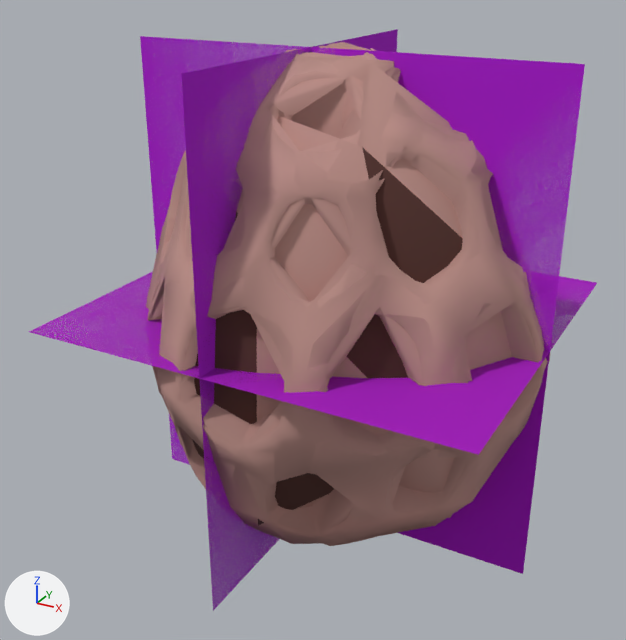
One commit to the glTF model data/models/board/fungus/spore-pear.glb: the scene before it, then after it.
Rendered twice from a 50 mm camera at (14.3, -25.9, 21.2) aimed at (0.4, -0.5, 8.5). Lighting does not change. The marker at lower left points along +X, +Y and +Z. The older version comes first. Where no turn or scale is listed for an object, it has been applied to the vertices. Vertices at exactly the same position are counted once.

In view in the first picture: 'spore-pear-lod0.001', 'spore-pear-lod1.001', 'spore-pear-lod2.001', 'spore-pear-lod3.001'.
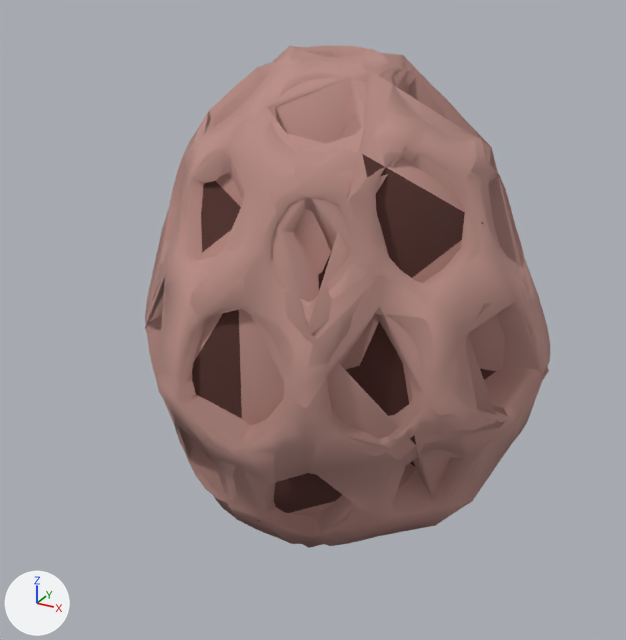
Boxes (x1, y1, x2, y2) around the edits, measured in the pictures (626 x 640 px; the box of a moved part takes in the faces that stretch with it):
'spore-pear-lod3.001', surface changed, mesh rescaled, recoloured (not visible afterwards): before (29, 29, 597, 610)
'spore-pear-lod2.001', reshaped: before (191, 42, 512, 526); after (171, 46, 549, 548)
part 2 of me_spore_pear_lod3, moved or reshaped (not visible afterwards): before (29, 29, 597, 610)
part 3 of me_spore_pear_lod3, recoloured (purple): before (29, 29, 597, 610)

Edits to the bpy script that builds the scene:
```text
Change mat_impostor:
    where n3 = _N.new('ShaderNodeMath'); n3.name = 'Math.001'
    add n3.inputs[1].default_value = 0.403  # 'Value'
Change me_spore_pear_lod2:
    used by ob_spore_pear_lod2_001; location = (0.0, 0.0, 0.0)
    remove me_spore_pear_lod2.from_pydata(...)  # 50 vertices, 96 faces; spans x -6.8..8.4, y -6.7..6.6, z 0.0..18.0
    add me_spore_pear_lod2.from_pydata(...)  # 95 vertices, 186 faces; spans x -7.0..8.8, y -6.7..6.6, z 0.0..18.0
    me_spore_pear_lod2 part 1: the whole mesh is rebuilt
Change me_spore_pear_lod3:
    used by ob_spore_pear_lod3_001; location = (0.0, 0.0, 0.0)
    remove me_spore_pear_lod3.from_pydata(...)  # 12 vertices, 6 faces; spans x -7.1..8.8, y -7.0..7.0, z 0.0..18.0
    add me_spore_pear_lod3.from_pydata(...)  # 12 vertices, 6 faces; spans x -7.0..8.8, y -6.7..6.6, z 0.0..18.0
    me_spore_pear_lod3 part 2: the whole mesh is scaled about its middle by (0.997, 0.947, 1)
    me_spore_pear_lod3 part 3: 6 faces centred in x -1.8..3.5, y -2.3..2.3, z 6.0..12.0 are repainted in the vertex colours; the middle colour goes from purple #d200ff to beige #ffffc8
```
